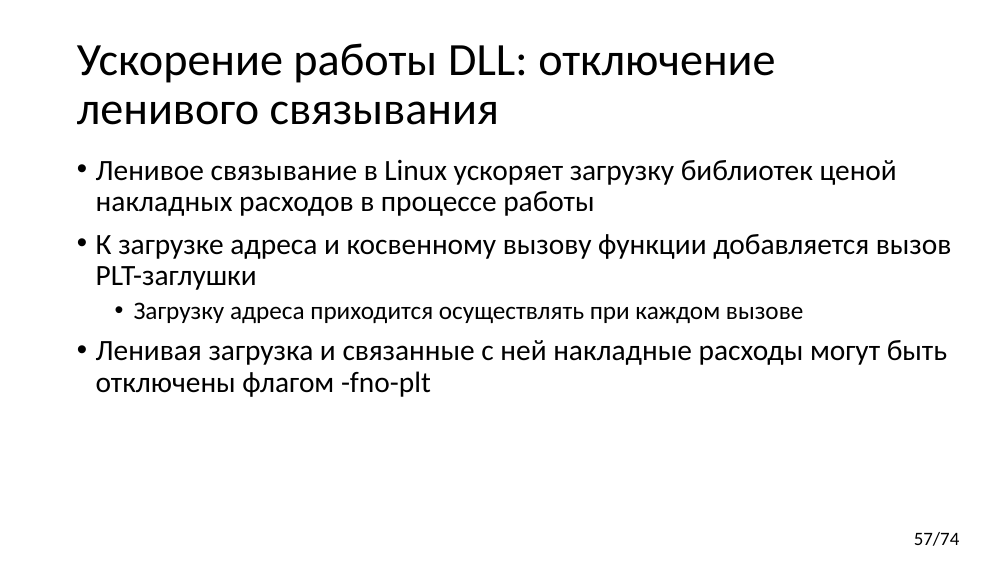
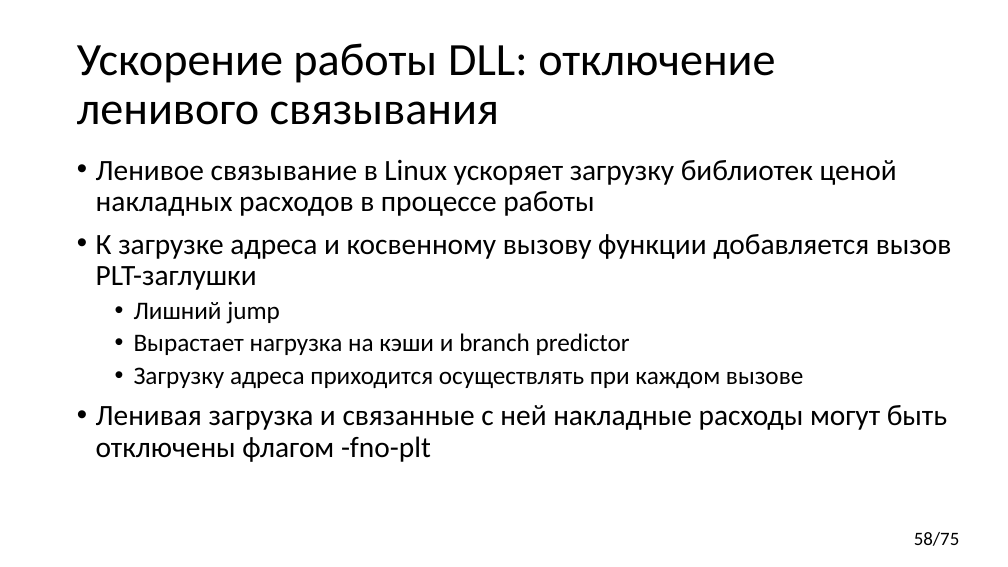
Before and after one commit to yugr/CppRussia, a slide deck: slide 58 of 2024/RU.pptx (slide 57 before the commit). Drawn at 1008x567 pixels with LibreOffice and Linux fonts; fonts in the diff are those of the drawing. Boxes give left, top, right and bottom in pixels: in the first picture for what was removed or moved away, otherwise in the second. Text is boxed around its words. In the diff, an @@ line names an element or a change of style, - is before the commit and + after.

```diff
--- a/2024/RU.pptx
+++ b/2024/RU.pptx
@@ text at (134, 301, 630, 355): paragraphs added @@
+  • Лишний jump
+  • Вырастает нагрузка на кэши и branch predictor
@@ page number at (914, 532, 960, 546): text changed @@
-57/74
+58/75
```
Also in this commit, not shown: 2 other slides changed, 1 slide added.
